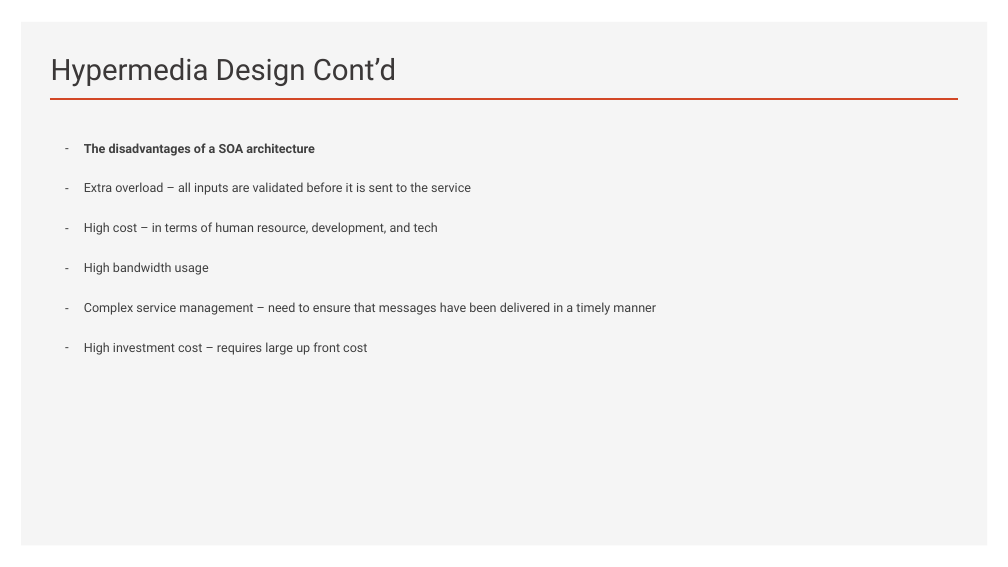
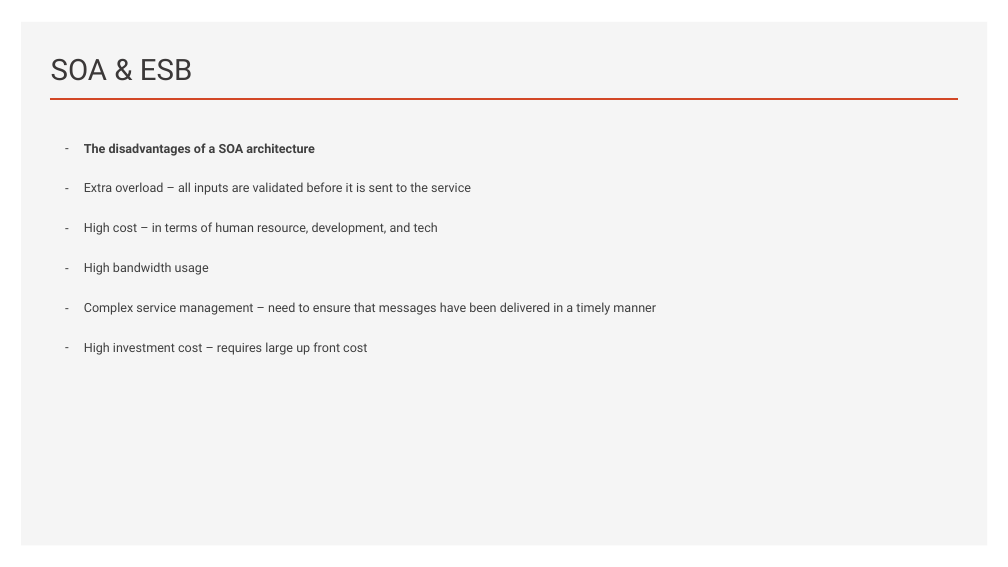
Before and after one commit to erniephillips/erniephillips.github.io, a slide deck: slide 7 of restful-api-presentations/phillips-presentation-week-7.pptx. Drawn at 1008x567 pixels with LibreOffice and Linux fonts; fonts in the diff are those of the drawing. Boxes give left, top, right and bottom in pixels: in the first picture for what was removed or moved away, otherwise in the second. Text is boxed around its words. In the diff, an @@ line names an element or a change of style, - is before the commit and + after.

```diff
--- a/restful-api-presentations/phillips-presentation-week-7.pptx
+++ b/restful-api-presentations/phillips-presentation-week-7.pptx
@@ title at (51,59,192,81): text changed @@
-Hypermedia Design Cont’d
+SOA & ESB
```
Also in this commit, not shown: 7 other slides changed, 2 other files.
